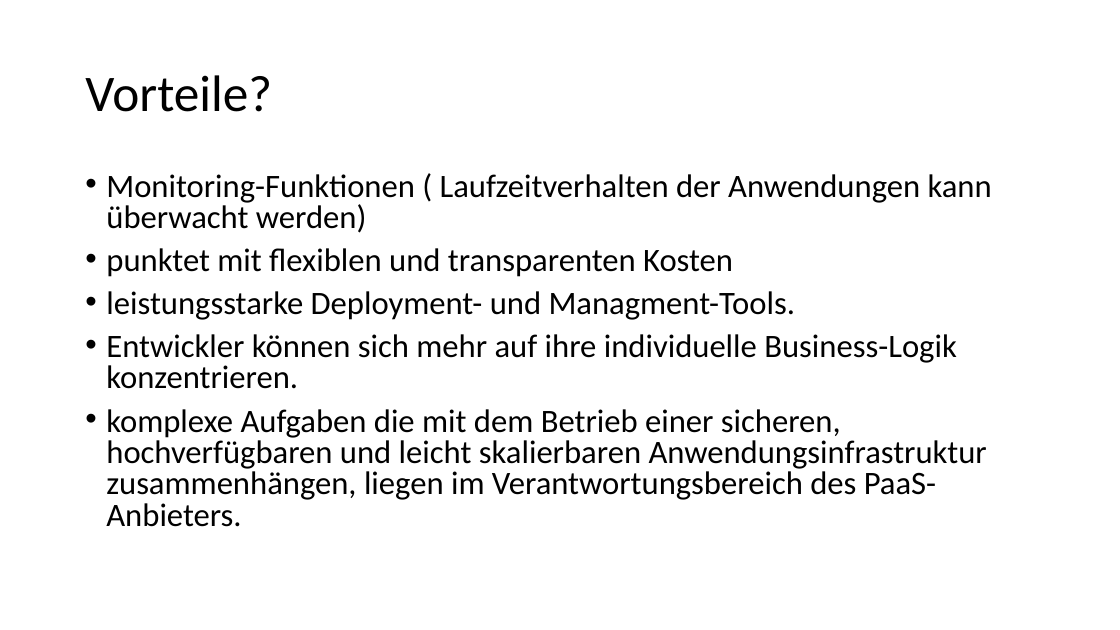
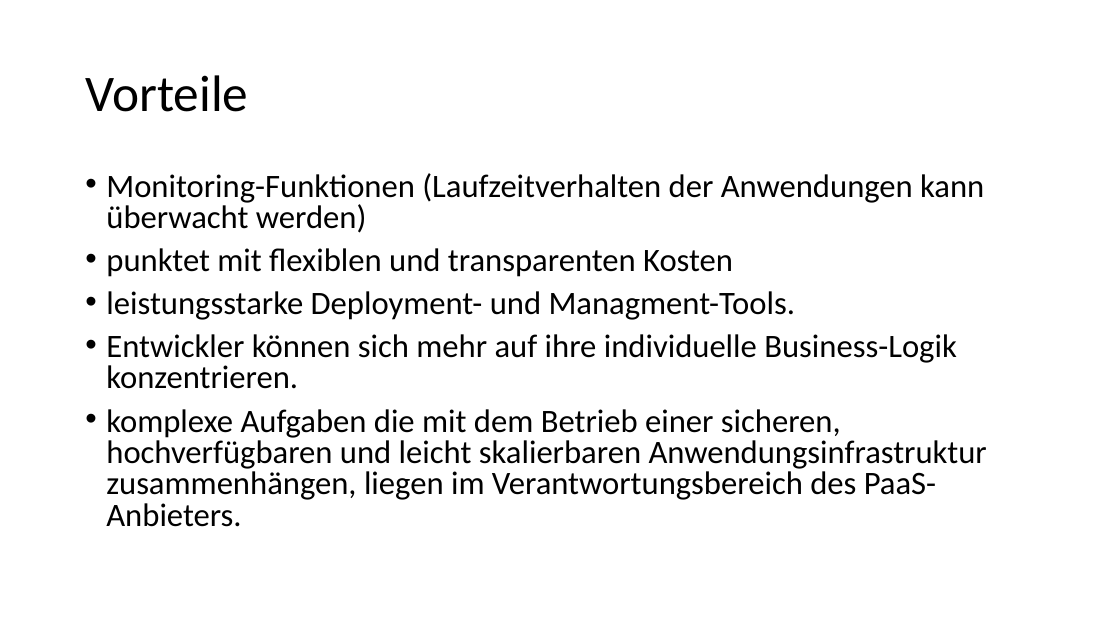
Before and after one commit to Philwi/HTWDresdenIMBeleg, a slide deck: slide 16 of FaaS.pptx (slide 7 before the commit). Drawn at 1120x630 pixels with LibreOffice and Linux fonts; fonts in the diff are those of the drawing. Boxes give left, top, right and bottom in pixels: in the first picture for what was removed or moved away, otherwise in the second. Text is boxed around its words. In the diff, an @@ line names an element or a change of style, - is before the commit and + after.

```diff
--- a/FaaS.pptx
+++ b/FaaS.pptx
@@ title at (x1=85, y1=75, x2=248, y2=112): text changed @@
-Vorteile?
+Vorteile
@@ text at (x1=106, y1=173, x2=984, y2=233): spaces changed @@
-• Monitoring-Funktionen ( Laufzeitverhalten der Anwendungen kann überwacht werden)
+• Monitoring-Funktionen (Laufzeitverhalten der Anwendungen kann überwacht werden)
```
Also in this commit, not shown: 4 other slides changed, 30 slides added, 5 slides removed.
